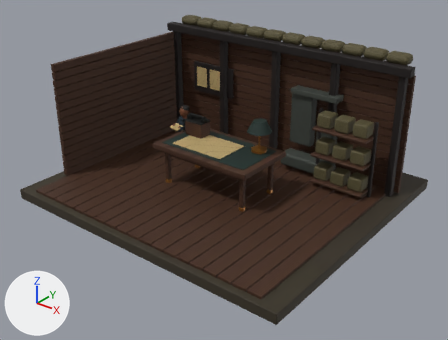
A saved change to the glTF model apps/web/public/history/ww1-field-station/room.glb.
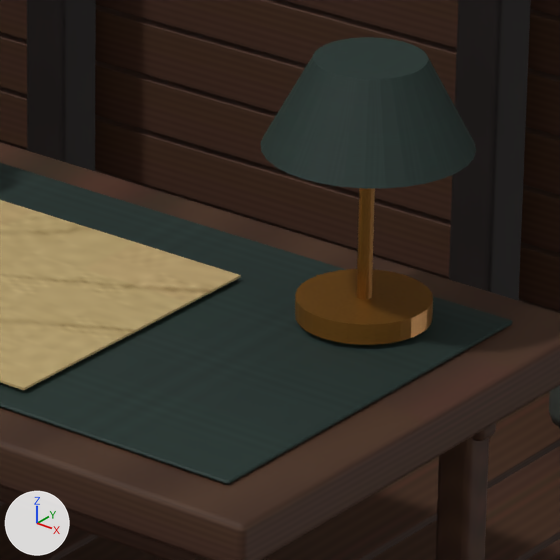
The first picture shows the older version from a 50 mm lens placed at (10.11, -12.09, 8.36), pointed at (0.27, 0.22, 0.73). The close-ups show the older and then the newer version on the part from 48% to 63% of the width and 34% to 53% of the height of that picture. Only the edits that show in the close-ups are written down. Arrows for +X, +Y and +Z are at lower left; the lights stay in place. Where no turn or scale is listed for an object, it has been applied to the vertices. Vertices at exactly the same position are counted once.

Before the edit, the objects in view are built like this:
```python
me_cube_002 = bpy.data.meshes.new('Cube.002')
me_cube_002.from_pydata(...)  # 3360 vertices, 6480 faces; spans x -0.4..8.0, y -3.3..3.3, z -0.04..3.44
me_cube_002.materials.append(mat_oiled_walnut)  # picture img_oiled_walnut_surface
me_cube_084 = bpy.data.meshes.new('Cube.084')
me_cube_084.from_pydata(...)  # 320 vertices, 616 faces; spans x -0.08..2.78, y -0.08..1.38, z -0.06..1.99
me_cube_084.materials.append(mat_aged_brass)  # picture img_aged_brass_surface
me_cube_091 = bpy.data.meshes.new('Cube.091')
me_cube_091.from_pydata(...)  # 8 vertices, 12 faces; spans x -0.86..0.86, y -0.56..0.56, z 0.0
me_cube_091.materials.append(mat_illustrative_parchment)  # picture img_illustrative_parchment_surface
ob_blank_contour_study = bpy.data.objects.new('Blank contour study', me_cube_091)
ob_blank_contour_study.location = (-0.28, 0.2, 1.365)
ob_brass_leg_shoe = bpy.data.objects.new('Brass leg shoe', me_cube_084)
ob_brass_leg_shoe.location = (-1.35, -0.35, 0.12)
ob_duckboard = bpy.data.objects.new('Duckboard', me_cube_002)
ob_duckboard.location = (-3.8, 0.2, 0.03)
# also in view: 'Shelter upright' at (0.0, 2.8, 1.89); 'Leather writing insert' at (0.0, 0.31, 1.79)
```
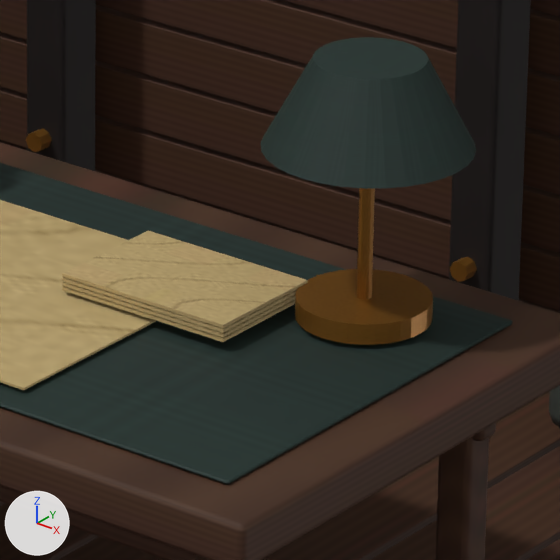
Pixel boxes (x1, y1, x2, y2) of what changed, in the close-ups (560 x 560 px):
'Blank contour study', reshaped
    before: (0, 200, 241, 390)
    after: (0, 200, 308, 390)
part 1 of me_cube_091, added
    after: (62, 286, 295, 342)
part 2 of me_cube_091, added
    after: (62, 282, 295, 338)
part 3 of me_cube_091, added
    after: (62, 277, 297, 333)
part 4 of me_cube_091, added (brown)
    after: (62, 231, 308, 328)
part 5 of me_cube_084, added (brown)
    after: (26, 128, 52, 152)
part 6 of me_cube_084, added (brown)
    after: (450, 257, 477, 282)

The change, as a list of edits to the scene's bpy script:
```text
Change me_cube_091:
    used by ob_blank_contour_study; location = (-0.28, 0.2, 1.365)
    remove me_cube_091.from_pydata(...)  # 8 vertices, 12 faces; spans x -0.86..0.86, y -0.56..0.56, z 0.0
    add me_cube_091.from_pydata(...)  # 40 vertices, 60 faces; spans x -0.86..1.15, y -0.56..0.56, z 0.0..0.08
    me_cube_091 part 1: a new loose piece, a box spanning x 0.505..1.155, y 0.075..0.525, z 0.019..0.031, in mat_illustrative_parchment (picture img_illustrative_parchment_surface)
    me_cube_091 part 2: a new loose piece, a box spanning x 0.505..1.155, y 0.075..0.525, z 0.035..0.047, in mat_illustrative_parchment (picture img_illustrative_parchment_surface)
    me_cube_091 part 3: a new loose piece, a box spanning x 0.505..1.155, y 0.075..0.525, z 0.051..0.063, in mat_illustrative_parchment (picture img_illustrative_parchment_surface)
    me_cube_091 part 4: a new loose piece, a box spanning x 0.505..1.155, y 0.075..0.525, z 0.067..0.079, in mat_illustrative_parchment (picture img_illustrative_parchment_surface)
Change me_cube_084:
    used by ob_brass_leg_shoe; location = (-1.35, -0.35, 0.12)
    remove me_cube_084.from_pydata(...)  # 320 vertices, 616 faces; spans x -0.08..2.78, y -0.08..1.38, z -0.06..1.99
    add me_cube_084.from_pydata(...)  # 560 vertices, 1036 faces; spans x -2.59..5.29, y -0.08..3.29, z -0.06..2.82
    me_cube_084 part 5: a new loose piece, an 8-sided cylinder along y spanning x -0.69..-0.61, y 3.23..3.29, z 0.34..0.42, in mat_aged_brass (picture img_aged_brass_surface)
    me_cube_084 part 6: a new loose piece, an 8-sided cylinder along y spanning x 1.31..1.39, y 3.23..3.29, z 0.34..0.42, in mat_aged_brass (picture img_aged_brass_surface)
    other edits to the shape of me_cube_084 do not show in these pictures
```
